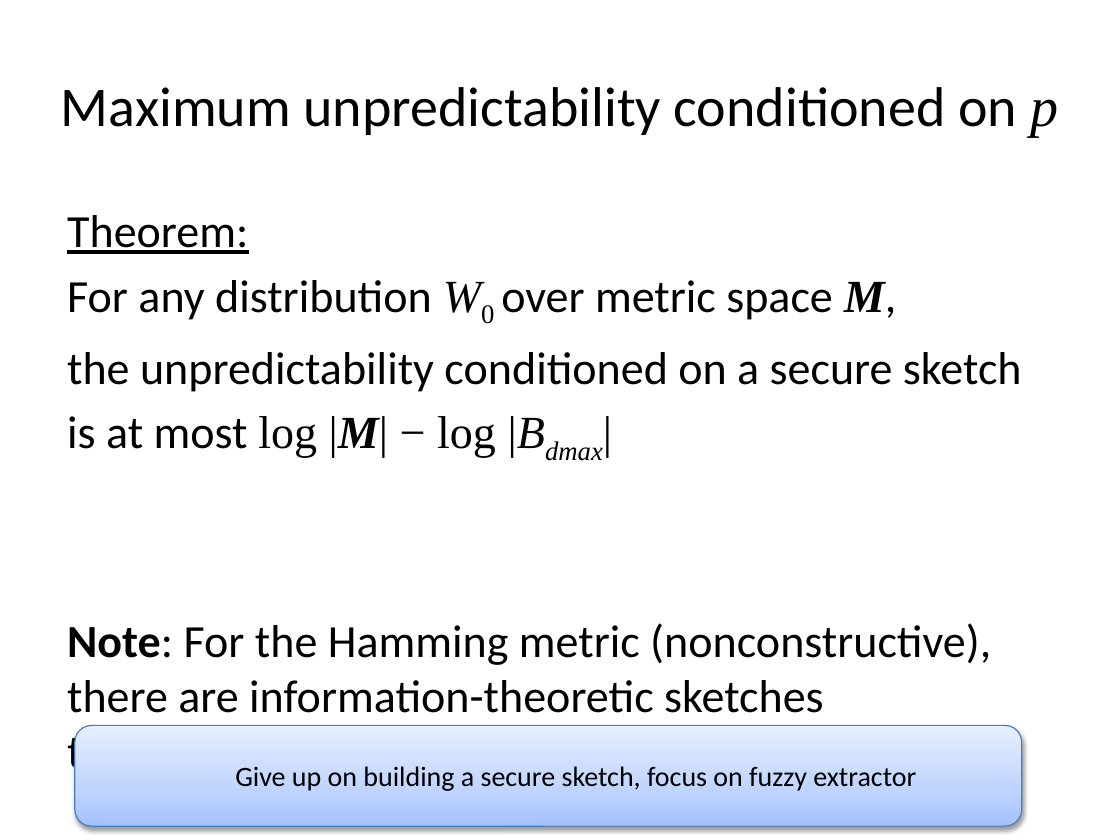
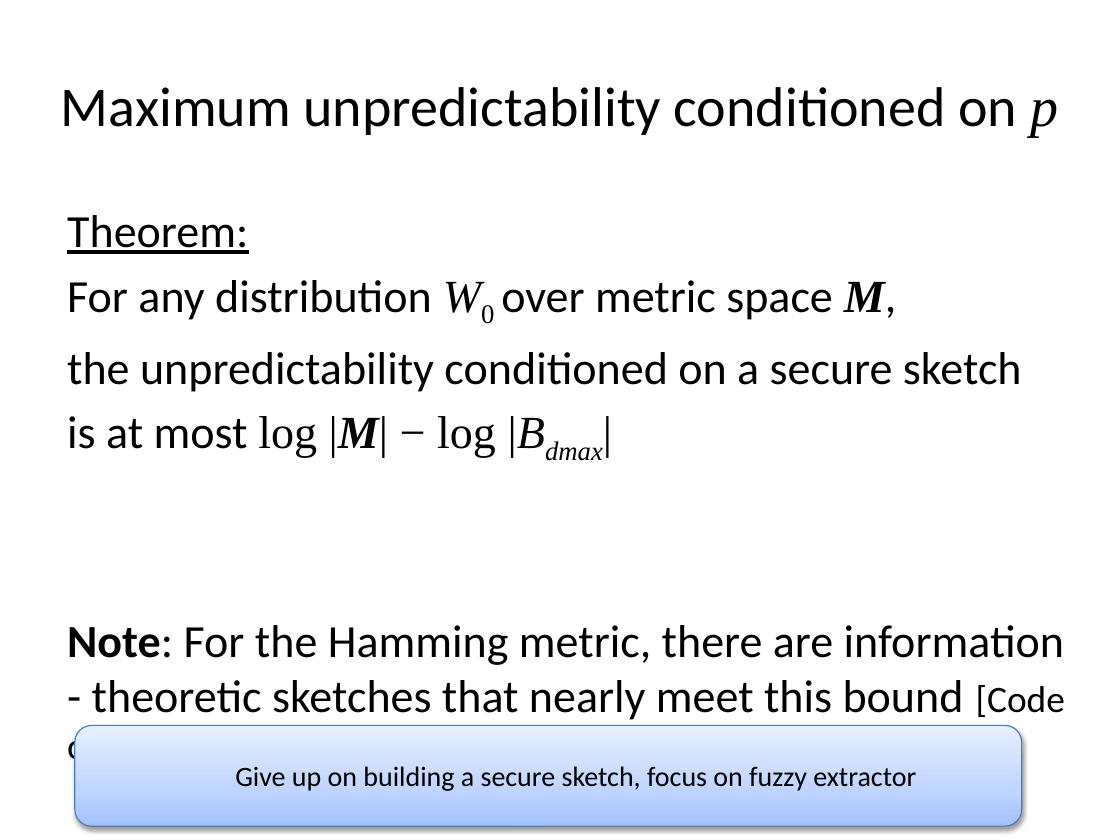
Before and after one commit to xianruimeng/comp-fuzzy-ext, a slide deck: slide 17 of ComputationalFuzzyExtractors.pptx. Drawn at 1120x840 pixels with LibreOffice and Linux fonts; fonts in the diff are those of the drawing. Boxes give left, top, right and bottom in pixels: in the first picture for what was removed or moved away, otherwise in the second. Text is boxed around its words. In the diff, an @@ line names an element or a change of style, - is before the commit and + after.

```diff
--- a/ComputationalFuzzyExtractors.pptx
+++ b/ComputationalFuzzyExtractors.pptx
@@ text at [67,625,1065,769]: text changed @@
-Note: For the Hamming metric (nonconstructive), there are information-theoretic sketches
-that meet this bound [Varshamov1957]
+Note: For the Hamming metric, there are information - theoretic sketches that nearly meet this bound [Code of Forney1966, Sketch of Smith2007]
```
Also in this commit, not shown: 9 other slides changed, 1 other file.
